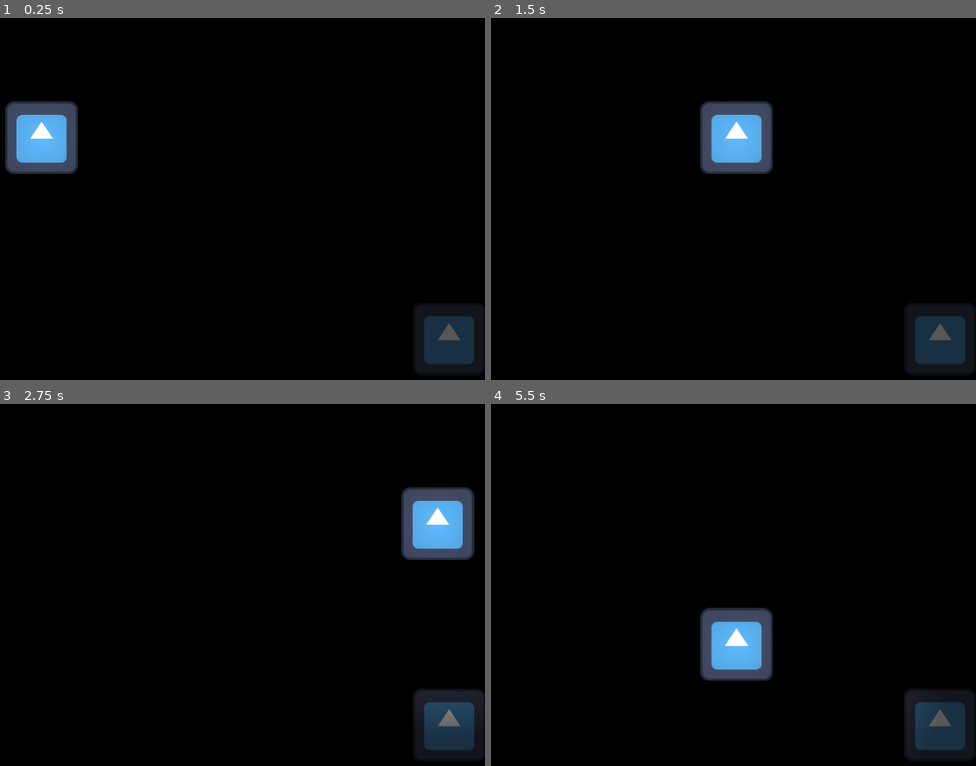
Above: before the commit, frames 1-4 (two rows, left to right).
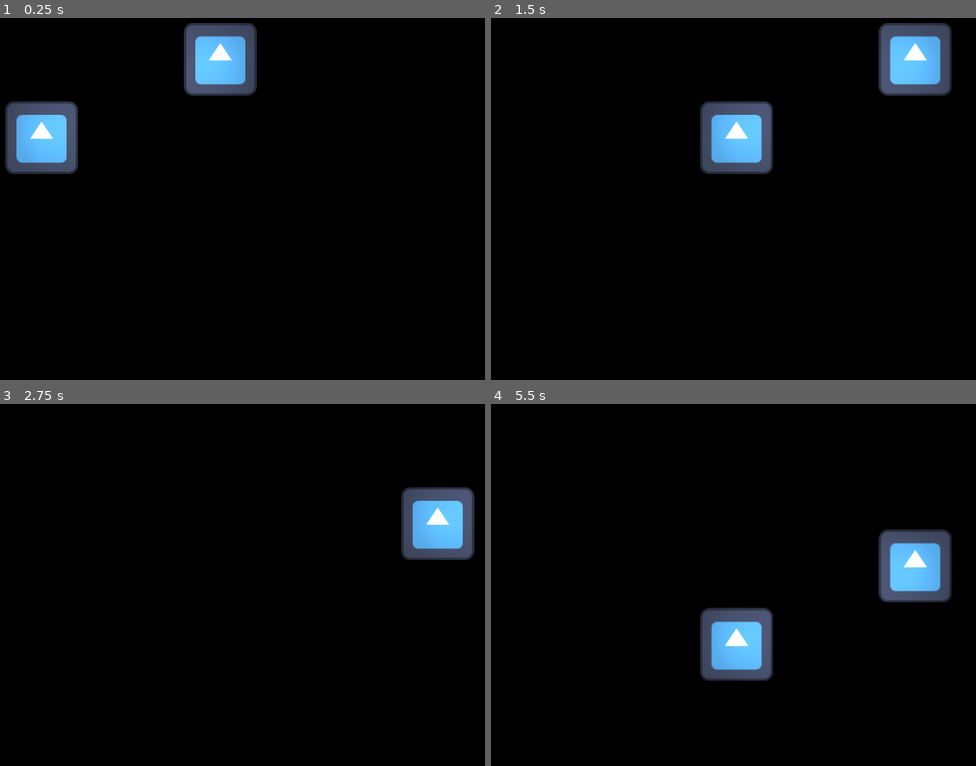
Above: after the commit, the same moments.

Repository: colmmurphyxyz/CS3305-2024-Team-2
Game: Godot game, scene res://FogOfWar/scenes/game.tscn
Two runs of this game, one before a commit and one after it. Both use one fixed random seed, a clock stepped at 60 frames per second and the inputs below. The engine's default icon, where the game draws it, is replaced by a stand-in: a white triangle on a blue panel in a dark square.
Inputs (mouse positions are in pixels of both pictures, inside the frame that each line leads up to):
- Up to frame 1 (0.25 s): no input
- Up to frame 2 (1.5 s): tap Enter at 0.5 s; move the mouse to (791, 177) at 0.52 s; hold D (right) 0.53-1.25 s; click (791, 177) at 0.67 s; drag from (515, 213) to (728, 137) at 1.27 s
- Up to frame 3 (2.75 s): tap Space at 2 s; move the mouse to (223, 501) at 2.02 s; hold D (right) from 2.03 s (still down)
- Up to frame 4 (5.5 s): release D (right) at 2.75 s; drag from (617, 653) to (outside the picture) at 2.77 s; tap Enter at 3.5 s; move the mouse to (845, 635) at 3.52 s; hold A (left) 3.53-4.25 s; drag from (outside the picture) to (743, 523) at 4.27 s; tap Space at 5 s; move the mouse to (680, 581) at 5.02 s; hold S (down) from 5.03 s (still down); click (680, 581) at 5.17 s

The runs differ from the first frame. In frame 1, 5.8% of the frame differs, in the area x 10-100%, y 1-99%; in frame 2, 5.8%; in frame 3, 2.9%; in frame 4, 5.9%, in the area x 52-100%, y 34-99%.

Commit message:
Fog Of War supports multiple units

Diff:
--- a/FogOfWar/scenes/game.tscn
+++ b/FogOfWar/scenes/game.tscn
@@ -1,23 +1,33 @@
-[gd_scene load_steps=7 format=3 uid="uid://jopvmc1r5vq1"]
+[gd_scene load_steps=6 format=3 uid="uid://jopvmc1r5vq1"]
 
 [ext_resource type="Script" path="res://FogOfWar/scripts/game.gd" id="1_0jfh1"]
-[ext_resource type="Texture2D" uid="uid://c1ebte16oy5lt" path="res://Assets/icon.svg" id="1_jkwob"]
 [ext_resource type="PackedScene" uid="uid://bnfq0vicquvnj" path="res://FogOfWar/scenes/player.tscn" id="2_cftim"]
 [ext_resource type="Texture2D" uid="uid://cy80ae1mjb3f3" path="res://Assets/Light.png" id="4_h7eus"]
+
+[sub_resource type="GDScript" id="GDScript_vteno"]
+script/source = "extends Node2D
+@export var width:int
+@export var height:int
+
+# Called when the node enters the scene tree for the first time.
+func _ready():
+	pass
+
+# Called every frame. 'delta' is the elapsed time since the previous frame.
+func _process(delta):
+	pass
+"
 
 [sub_resource type="CanvasItemMaterial" id="CanvasItemMaterial_hd4fs"]
 blend_mode = 3
 
-[sub_resource type="RectangleShape2D" id="RectangleShape2D_8oy4l"]
-
 [node name="game" type="Node2D"]
+script = SubResource("GDScript_vteno")
 
 [node name="FogOfWar" type="Node2D" parent="." node_paths=PackedStringArray("fog", "Player")]
 script = ExtResource("1_0jfh1")
 fog = NodePath("../fog")
 LightTexture = ExtResource("4_h7eus")
-lightWidth = 900
-lightHeight = 900
 Player = NodePath("../Player")
 
 [node name="fog" type="Sprite2D" parent="."]
@@ -28,15 +38,10 @@
 [node name="CanvasModulate" type="CanvasModulate" parent="."]
 color = Color(0.341176, 0.341176, 0.341176, 1)
 
-[node name="Player" parent="." groups=["Units"] instance=ExtResource("2_cftim")]
+[node name="Player" parent="." instance=ExtResource("2_cftim")]
 position = Vector2(373, 222)
 detectionRadiusSize = 3
 
-[node name="CharacterBody2D" type="CharacterBody2D" parent="." groups=["Units"]]
-
-[node name="CollisionShape2D" type="CollisionShape2D" parent="CharacterBody2D"]
-shape = SubResource("RectangleShape2D_8oy4l")
-
-[node name="Sprite2D" type="Sprite2D" parent="CharacterBody2D"]
-position = Vector2(1089, 576)
-texture = ExtResource("1_jkwob")
+[node name="Player2" parent="." instance=ExtResource("2_cftim")]
+position = Vector2(687, 84)
+detectionRadiusSize = 3
--- a/FogOfWar/scripts/game.gd
+++ b/FogOfWar/scripts/game.gd
@@ -1,6 +1,6 @@
 extends Node2D
-@onready var fogWidth =  get_tree().get_root().get_size().x
-@onready var fogHeight =  get_tree().get_root().get_size().y
+@onready var fogWidth =  get_tree().get_root().get_size().x*2
+@onready var fogHeight =  get_tree().get_root().get_size().y*2
 # exports for editor
 @export var fog: Sprite2D
 @export var LightTexture: CompressedTexture2D
@@ -11,7 +11,6 @@
 
 # debounce counter helper
 var time_since_last_fog_update = 0.0
-
 var fogImage: Image
 var lightImage: Image
 var light_offset: Vector2
@@ -23,18 +22,15 @@
   # get Image from CompressedTexture2D and resize it
 	lightImage = LightTexture.get_image()
 	lightImage.resize(lightWidth, lightHeight)
+	light_offset = Vector2(lightWidth/2, lightHeight/2)
+	light_rect = Rect2(Vector2.ZERO, lightImage.get_size())
 
-  # get center
-	light_offset = Vector2(lightWidth/2, lightHeight/2)
-
-  # create black canvas (fog)
 	fogImage = Image.create(fogWidth, fogHeight, false, Image.FORMAT_RGBA8)
 	fogImage.fill(Color.BLACK)
 	fogTexture = ImageTexture.create_from_image(fogImage)
 	fog.texture = fogTexture
 
   # get Rect2 from our Image to use it with .blend_rect() later
-	light_rect = Rect2(Vector2.ZERO, lightImage.get_size())
 
   # update fog once or player will be under fog until you start move
 	update_fog(Player.position)
@@ -51,12 +47,13 @@
 # Here I don't use single if block for debounce + player input because we don't need to check input
 # if debounce is not ready.
 func _process(delta):
-	time_since_last_fog_update += delta
-	if (time_since_last_fog_update >= debounce_time):
-		var player_input = Player.get_input()
-		if player_input.length() > 0:
-			time_since_last_fog_update = 0.0
-			update_fog(Player.position)
+	for unit in get_tree().get_nodes_in_group("Units"):
+		var light_radius = unit.detectionRadiusSize*180
+		lightImage.resize(light_radius, light_radius)
+		light_offset = Vector2(light_radius/2, light_radius/2)
+		light_rect = Rect2(Vector2.ZERO, lightImage.get_size())
+		print(unit.detectionRadiusSize,unit.name)
+		update_fog(unit.position)
 
 ### If you want to stick to mouse
 ### make sure you add optimizations here
--- a/FogOfWar/scripts/player.gd
+++ b/FogOfWar/scripts/player.gd
@@ -8,6 +8,7 @@
 @onready var detectionRadius: Area2D = $DetectionRadius
 
 func _ready():
+	add_to_group("Units")
 	light.scale=Vector2(detectionRadiusSize,detectionRadiusSize)
 	detectionRadius.scale=Vector2(detectionRadiusSize,detectionRadiusSize)
 func get_input():
